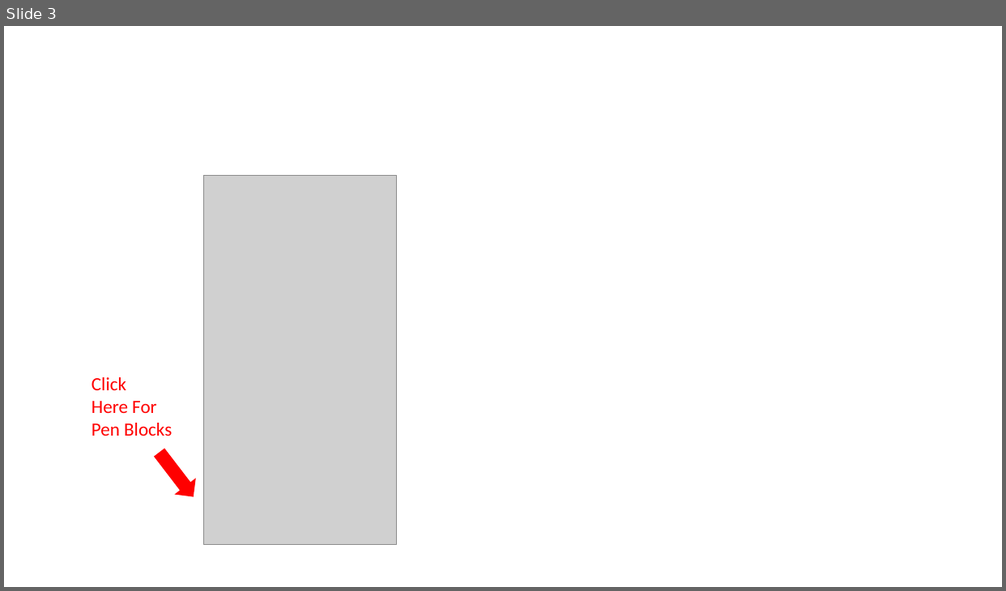
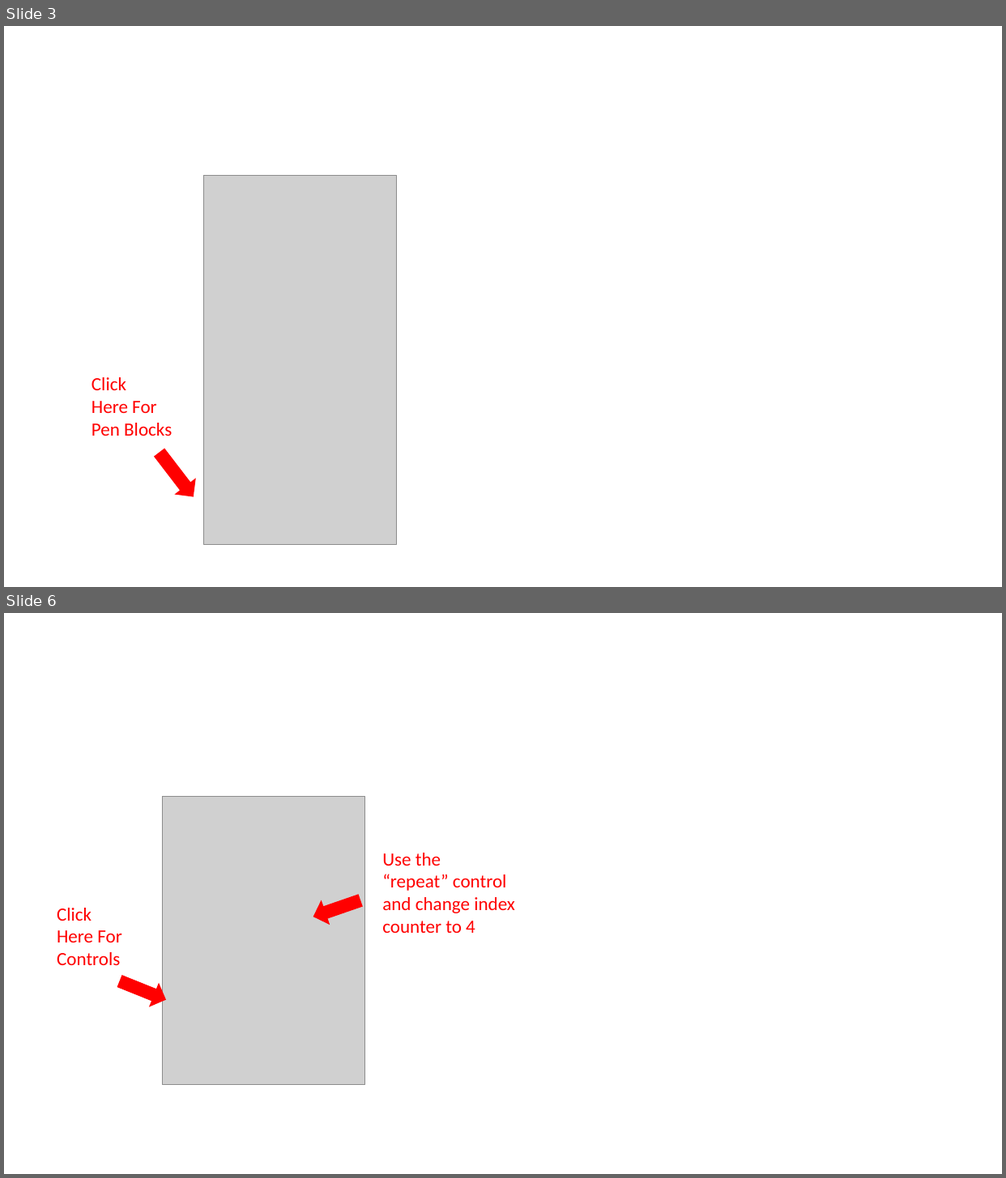
Before and after one commit to CoderDojoTC/scratch, a slide deck: docs/Scratch-Figures.pptx. Shown one above the other, each under a label of ours: slide 3 before the commit, slides 3 and 6 after it; the slides between them are not shown. The pictures are 1006x591 and 1006x1178 pixels, drawn with LibreOffice and Linux fonts; fonts in the diff are those of the drawing; grey boxes stand for pictures. Boxes give left, top, right and bottom in pixels: in the first picture for what was removed or moved away, otherwise in the second. Text is boxed around its words. In the diff, an @@ line names an element or a change of style, - is before the commit and + after.

```diff
--- a/docs/Scratch-Figures.pptx
+++ b/docs/Scratch-Figures.pptx
@@ slide 6 added at (x1=4, y1=613, x2=1002, y2=1174), background #FFFFFF @@
@@ picture added at (x1=162, y1=796, x2=364, y2=1084) @@
@@ text added at (x1=382, y1=853, x2=515, y2=933), 18 pt, text #FF0000 @@
+Use the
+“repeat” control
+and change index
+counter to 4
@@ right arrow added at (x1=309, y1=888, x2=364, y2=930), fill #FF0000 @@
@@ text added at (x1=57, y1=908, x2=122, y2=965), 18 pt, text #FF0000 @@
+Click
+Here For
+Controls
@@ right arrow added at (x1=115, y1=969, x2=171, y2=1012), fill #FF0000 @@
```
Also in this commit, not shown: 1 slide changed, 2 other slides added, 1 slide removed, 10 other files.
